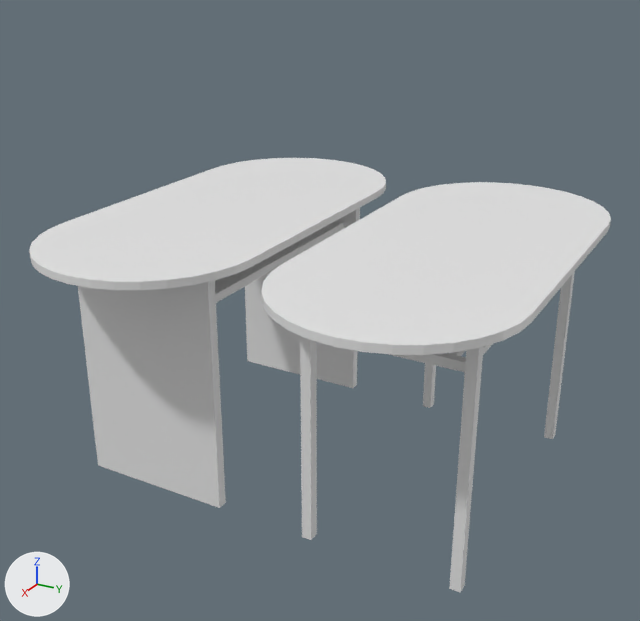
What one commit did to the Blender file Assets/CityHallTable1.blend.
One viewpoint serves both versions: a 50 mm camera at (2.95, 1.07, 2.07) aimed at (0.09, -0.51, 0.69). Arrows for +X, +Y and +Z are at lower left; the lights stay in place.
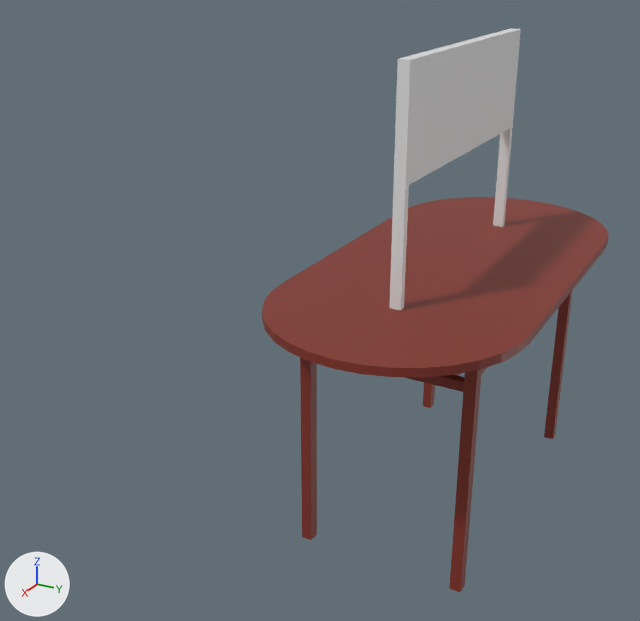
The change, as a diff of the scene's bpy script:
```diff
--- a/Assets/CityHallTable1.blend.py
+++ b/Assets/CityHallTable1.blend.py
@@ me_cylinder_001 @@
 me_cylinder_001.from_pydata(...)  # 38 vertices, 20 faces; spans x 0.0..0.941, y -0.439..0.439, z 0.0..0.03
+me_cylinder_001.materials.append(mat_tablemat)  # red #833126
@@ me_cylinder_002 @@
-me_cylinder_002.from_pydata(...)  # 110 vertices, 77 faces; spans x 0.0..0.594, y -0.313..0.313, z 0.0..1.0
+me_cylinder_002.from_pydata(...)  # 110 vertices, 77 faces; spans x 0.0..0.594, y -0.313..0.313, z 0.0..0.93
+# me_cylinder_002 part 1: the loose piece of 8 vertices spanning x 0.52..0.552, y -0.303..0.303, z 0.811..0.846 is moved by (0.0, 0.0, -0.07), in mat_tablemat (red #833126)
+# me_cylinder_002 part 2: the loose piece of 8 vertices spanning x 0.0..0.52, y 0.188..0.212, z 0.818..0.843 is moved by (0.0, 0.0, -0.07), in mat_tablemat (red #833126)
+# me_cylinder_002 part 3: the loose piece of 8 vertices spanning x 0.0..0.52, y 0.248..0.272, z 0.818..0.843 is moved by (0.0, 0.0, -0.07), in mat_tablemat (red #833126)
+# me_cylinder_002 part 4
+# 12 vertices are removed from x 0.552..0.594, y -0.313..0.313, z 1.0
+# 12 faces are deleted
+# 3 vertices are added at (0.552, -0.313, 0.93), (0.594, -0.313, 0.93), (0.552, 0.313, 0.93)
+# 9 new vertices lie (0.0, 0.0, 0.93) away from vertices in x 0.552..0.594, y -0.313..0.313, z 0.0
+# 12 new faces join them
+me_cylinder_002.materials.append(mat_tablemat)  # red #833126
@@ me_cylinder_003 @@
 me_cylinder_003.from_pydata(...)  # 38 vertices, 20 faces; spans x 0.0..0.941, y -0.439..0.439, z 0.0..0.03
+me_cylinder_003.materials.append(mat_tablemat)  # red #833126
@@ me_cube_002 @@
+me_cube_002.from_pydata([(0.521, -0.02, -0.521), (0.521, 0.02, -0.521), (0.495, 0.02, -0.521), (0.521, 0.02, 0.261), (0.0, 0.02, -0.113), (0.495, 0.02, -0.113), (0.0, 0.02, 0.261), (0.495, 0.02, 0.261), (0.521, -0.02, 0.261), (0.495, -0.02, -0.521), (0.495, -0.02, -0.113), (0.0, -0.02, -0.113), (0.495, -0.02, 0.261), (0.0, -0.02, 0.261)], [], [(2, 5, 7, 3, 1), (7, 6, 13, 12, 8, 3), (4, 6, 7, 5), (2, 9, 10, 5), (4, 5, 10, 11), (0, 8, 12, 10, 9), (1, 3, 8, 0), (10, 12, 13, 11)])
+me_cube_002.materials.append(mat_panelmat)  # white #e7e7e7
@@ ob_cylinder @@
-ob_cylinder = bpy.data.objects.new('Cylinder', me_cylinder)
@@ ob_cylinder_001 @@
 ob_cylinder_001 = bpy.data.objects.new('Cylinder.001', me_cylinder_001)
-ob_cylinder_001.parent = ob_cylinder
-ob_cylinder_001.location = (0.0, 0.0, 1.0)
+ob_cylinder_001.parent = ob_table1
+ob_cylinder_001.location = (0.0, 0.0, 0.93)
 _m = ob_cylinder_001.modifiers.new('Mirror', 'MIRROR')
+ob_cylinder_001.hide_set(True)  # its collection is switched off
@@ ob_cylinder_003 @@
 ob_cylinder_003.parent = ob_cylinder_002
-ob_cylinder_003.location = (0.0, 0.0, 1.0)
+ob_cylinder_003.location = (0.0, 0.0, 0.93)
 _m = ob_cylinder_003.modifiers.new('Mirror', 'MIRROR')
@@ ob_table1 @@
+ob_table1 = bpy.data.objects.new('Table1', me_cylinder_1)  # 20 vertices, 17 faces; spans x 0.0..0.594, y -0.36..0.36, z 0.0..0.93; in mat_tablemat (red #833126); modifiers MIRROR
+ob_table1.location = (0.0, 0.0, 0.0)
@@ ob_table2panel @@
+ob_table2panel = bpy.data.objects.new('Table2Panel', me_cube_002)  # modifiers MIRROR
+ob_table2panel.parent = ob_cylinder_003
+ob_table2panel.location = (0.0, 0.0, 1.481)
```

Location of each change, (x1, y1, x2, y2) in pixels of the pictures (640 x 621 px; the box of a moved part takes in the faces that stretch with it):
'Cylinder.003', recoloured, moved: before (261, 182, 611, 355); after (262, 197, 609, 377)
'Cylinder', deleted: before (78, 208, 360, 508)
'Cylinder.001', hidden: before (29, 158, 386, 290)
'Table2Panel', added: after (389, 28, 521, 310)
'Cylinder.002', reshaped: before (300, 271, 575, 592); after (300, 290, 573, 592)
part 1 of me_cylinder_002, moved or reshaped: before (389, 353, 466, 372); after (404, 375, 464, 392)
part 2 of me_cylinder_002, moved or reshaped (not visible afterwards): before (449, 350, 466, 356)
part 3 of me_cylinder_002, moved or reshaped: before (483, 344, 493, 355); after (481, 367, 487, 374)
part 4 of me_cylinder_002, moved or reshaped: before (300, 271, 575, 592); after (300, 290, 573, 592)
